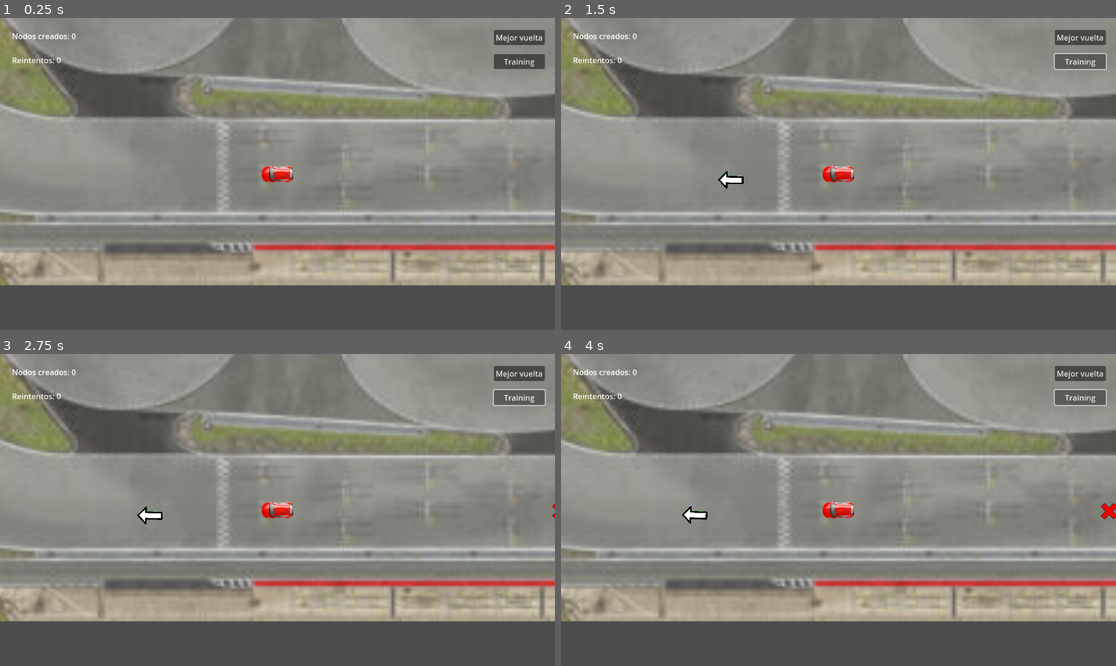
Above: before the commit, frames 1-4 (two rows, left to right).
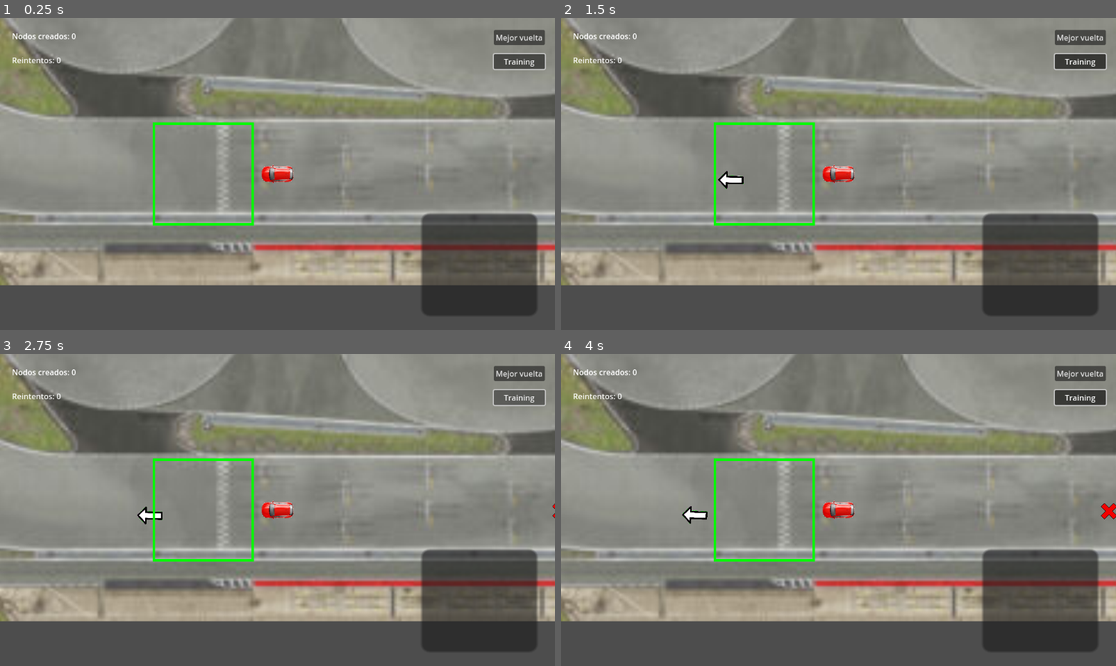
Above: after the commit, the same moments.

Repository: RufusWein/MachineLearningRacing
Game: Godot game, scene res://racing_game.tscn
The game is run twice, just before and just after one commit, with the same random seed, the same clock (stepped at 60 frames per second) and the same inputs.
Inputs:
- Up to frame 1 (0.25 s): no input
- Up to frame 2 (1.5 s): click "Mejor vuelta" at 0.5 s; click "Training" at 1.25 s
- Up to frame 3 (2.75 s): tap Enter at 2 s; hold Right (ui_right) from 2.03 s (still down)
- Up to frame 4 (4 s): release Right (ui_right) at 2.78 s; hold Down (ui_down) 2.78-3.53 s; tap Space at 3.5 s; hold Right (ui_right) from 3.53 s (still down)

The runs differ from the first frame. In frame 1, 7.6% of the frame differs, in the area x 27-99%, y 11-96%; in frame 2, 7.9%; in frame 3, 7.5%; in frame 4, 7.9%.

Commit message:
Implement capture track system of car (cochito), in progress:

Diff:
--- a/racing_game.tscn
+++ b/racing_game.tscn
@@ -1,76 +1,20 @@
-[gd_scene load_steps=9 format=3 uid="uid://cxkqw52hjdk3p"]
+[gd_scene load_steps=12 format=3 uid="uid://hkkryt2svubb"]
 
 [ext_resource type="Texture2D" uid="uid://ga0frdq4bv41" path="res://graphics/circuit.jpg" id="1_l4bis"]
 [ext_resource type="Texture2D" uid="uid://d0k1kcml5a8he" path="res://graphics/arrow.png" id="2_72pmd"]
 [ext_resource type="Script" path="res://scripts/arrowScript.gd" id="3_oqybc"]
 [ext_resource type="Texture2D" uid="uid://c4cly3esc3xs4" path="res://graphics/car.png" id="4_4rpvi"]
 [ext_resource type="Texture2D" uid="uid://dp14xdorhciss" path="res://graphics/wayWrong.png" id="4_531cr"]
+[ext_resource type="Script" path="res://scripts/driverCarScript.gd" id="5_h2ban"]
+[ext_resource type="Script" path="res://scripts/captureImage.gd" id="7_asbm5"]
+[ext_resource type="Script" path="res://scripts/launchRacingScipt.gd" id="8_0rus8"]
+[ext_resource type="Script" path="res://scripts/launchTrainingScript.gd" id="9_pq3sm"]
 
 [sub_resource type="Curve2D" id="Curve2D_qlo3h"]
 _data = {
 "points": PackedVector2Array(0, 0, 0, 0, -80.1795, 107.854, 11.458, 11.2517, -11.458, -11.2517, -170.308, 96.5517, 1.54 …(1064 unchanged characters)…
 }
 point_count = 24
-
-[sub_resource type="GDScript" id="GDScript_d233k"]
-script/source = "extends CharacterBody2D
-
-const UI_UP: int = -1;
-const UI_DOWN: int = 1;
-const NO_FORWARD: int = 0;
-
-var speed: float = 0.0;
-
-var negativeFeeback : bool = false;
-var UI;
-
-func _ready() -> void:
-	var arrow: Node2D = get_parent().get_node(\"Circuit/pathOK/Arrow\");
-	arrow.connect(\"cancel_racing\", self._cancel_racing);
-
-
-func _physics_process(_delta: float) -> void:
-
-	# Get the input direction and handle the movement/deceleration.
-	# As good practice, you should replace UI actions with custom gameplay actions.
-	var forward: int = Input.get_axis(\"ui_up\", \"ui_down\") as int;
-	if (forward == UI_UP): speed += 3.0;
-	if (forward == UI_DOWN): speed -= 1.5;
-	var direction: int = Input.get_axis(\"ui_right\", \"ui_left\") as int;
-
-	speed -= 0.5;
-	if (speed > 0):
-		forward = UI_UP;
-		rotation += direction * -(0.001 + (speed * 0.0002));
-	else:
-		speed = 0;
-		forward = NO_FORWARD;
-
-	if (speed > 200): speed = 200;
-
-	velocity.x = cos(rotation) * speed * -1
-	velocity.y = sin(rotation) * speed * -1
-
-#	print(\"En la pista: \", !negativeFeeback );
-#	print(\"Rotacion :\", rotation)
-#	print(\"Velocidad :\", speed)
-#	print(\"Direccion :\", direction)
-#	print(\"Relacion Velocidad/Giro :\", (0.001 + (speed * 0.0002)));
-	#print(\"Posicion X coche: \",position.x)
-	#print(\"Posicion Y coche: \",position.y)
-
-	move_and_slide();
-
-func _on_area_track_body_exited(_body: Node2D) ->void:
-	_cancel_racing();
-
-func _cancel_racing() -> void:
-	position.x = 480;
-	position.y = 301;
-	rotation = 0;
-	speed = 0;
-	negativeFeeback = false;
-"
 
 [sub_resource type="RectangleShape2D" id="RectangleShape2D_mq41w"]
 size = Vector2(11.1198, 4.98082)
@@ -108,7 +52,7 @@
 [node name="CharacterBody2D" type="CharacterBody2D" parent="."]
 position = Vector2(480, 301)
 scale = Vector2(0.178651, 0.22072)
-script = SubResource("GDScript_d233k")
+script = ExtResource("5_h2ban")
 
 [node name="Cochito" type="Sprite2D" parent="CharacterBody2D"]
 position = Vector2(123.145, -0.000244141)
@@ -128,7 +72,7 @@
 position = Vector2(117.547, -0.000488281)
 rotation = 3.14159
 scale = Vector2(28.6928, 23.6498)
-metadata/_edit_lock_ = true
+script = ExtResource("7_asbm5")
 
 [node name="CanvasLayer" type="CanvasLayer" parent="."]
 
@@ -138,8 +82,10 @@
 offset_right = 1131.0
 offset_bottom = 56.0
 theme_override_font_sizes/font_size = 0
+toggle_mode = true
 text = "Mejor vuelta"
 icon_alignment = 1
+script = ExtResource("8_0rus8")
 
 [node name="Training" type="Button" parent="CanvasLayer"]
 offset_left = 1025.0
@@ -147,9 +93,11 @@
 offset_right = 1131.0
 offset_bottom = 106.0
 theme_override_font_sizes/font_size = 0
+toggle_mode = true
 text = "Training
 "
 icon_alignment = 1
+script = ExtResource("9_pq3sm")
 
 [node name="Label" type="Label" parent="CanvasLayer"]
 offset_left = 25.0
@@ -167,4 +115,12 @@
 text = "Reintentos: 0"
 vertical_alignment = 1
 
+[node name="Panel" type="Panel" parent="CanvasLayer"]
+offset_left = 875.0
+offset_top = 406.0
+offset_right = 915.0
+offset_bottom = 446.0
+scale = Vector2(6, 5.32)
+mouse_force_pass_scroll_events = false
+
 [connection signal="body_exited" from="Circuit/areaTrack" to="CharacterBody2D" method="_on_area_track_body_exited"]
--- /dev/null
+++ b/scripts/captureImage.gd
@@ -0,0 +1,16 @@
+extends Camera2D
+
+var cochito : CharacterBody2D;
+var areaCapture: Rect2 = Rect2(10,-20,40,40);
+
+
+# Called when the node enters the scene tree for the first time.
+func _ready() -> void:
+	cochito = get_parent().get_parent().get_node("CharacterBody2D");
+
+# Called every frame. 'delta' is the elapsed time since the previous frame.
+func _process(_delta : float) -> void:
+	pass
+
+func _draw() -> void:
+	draw_rect(areaCapture, Color.GREEN, false, 1.0);
--- /dev/null
+++ b/scripts/drawViewShield.gd
@@ -0,0 +1,11 @@
+extends CanvasLayer
+
+
+# Called when the node enters the scene tree for the first time.
+func _ready():
+	pass # Replace with function body.
+
+
+# Called every frame. 'delta' is the elapsed time since the previous frame.
+func _process(delta):
+	pass
--- a/scripts/driverCarScript.gd
+++ b/scripts/driverCarScript.gd
@@ -1,41 +1,57 @@
-extends Sprite2D
+extends CharacterBody2D
 
-const UI_UP = -1
-const UI_DOWN = 1
-const NO_FORWARD = 0
+const UI_UP: int = -1;
+const UI_DOWN: int = 1;
+const NO_FORWARD: int = 0;
 
-var speed = 0.0
+var speed: float = 0.0;
 
-func _physics_process(delta):
+var negativeFeeback : bool = false;
+var UI;
+
+func _ready() -> void:
+	var arrow: Node2D = get_parent().get_node("Circuit/pathOK/Arrow");
+	arrow.connect("cancel_racing", self._cancel_racing);
+
+
+func _physics_process(_delta: float) -> void:
 
 	# Get the input direction and handle the movement/deceleration.
 	# As good practice, you should replace UI actions with custom gameplay actions.
-	var forward = Input.get_axis("ui_up", "ui_down")
-	if (forward == UI_UP): speed += 3.0
-	if (forward == UI_DOWN): speed -= 1.5
-	var direction = Input.get_axis("ui_right", "ui_left")
+	var forward: int = Input.get_axis("ui_up", "ui_down") as int;
+	if (forward == UI_UP): speed += 3.0;
+	if (forward == UI_DOWN): speed -= 1.5;
+	var direction: int = Input.get_axis("ui_right", "ui_left") as int;
 
 	speed -= 0.5;
 	if (speed > 0):
-		forward = UI_UP
-		rotation += direction * -(0.001 + (speed * 0.0002))
+		forward = UI_UP;
+		rotation += direction * -(0.001 + (speed * 0.0002));
 	else:
 		speed = 0;
 		forward = NO_FORWARD;
 
 	if (speed > 200): speed = 200;
 
-	position.x = cos(rotation) * speed * -1
-	position.y = sin(rotation) * speed * -1
+	velocity.x = cos(rotation) * speed * -1
+	velocity.y = sin(rotation) * speed * -1
 
-#	for item in get_collision_exceptions():
-#		print(item)
-#		pass
+#	print("En la pista: ", !negativeFeeback );
+#	print("Rotacion :", rotation)
+#	print("Velocidad :", speed)
+#	print("Direccion :", direction)
+#	print("Relacion Velocidad/Giro :", (0.001 + (speed * 0.0002)));
+	#print("Posicion X coche: ",position.x)
+	#print("Posicion Y coche: ",position.y)
 
-	var areaCochito = (get_node("areaCochito") as Area2D)
+	move_and_slide();
 
-	print("En la pista: ", areaCochito.get_collision_layer_value(1) );
-	print("Rotacion :", rotation)
-	print("Velocidad :", speed)
-	print("Direccion :", direction)
-	print("Relacion Velocidad/Giro :", (0.001 + (speed * 0.0002)));
+func _on_area_track_body_exited(_body: Node2D) ->void:
+	_cancel_racing();
+
+func _cancel_racing() -> void:
+	position.x = 480;
+	position.y = 301;
+	rotation = 0;
+	speed = 0;
+	negativeFeeback = false;
--- /dev/null
+++ b/scripts/launchRacingScipt.gd
@@ -0,0 +1,15 @@
+extends Button
+
+var buttonTraining : Button;
+
+# Called when the node enters the scene tree for the first time.
+func _ready() -> void:
+	buttonTraining = get_parent().get_node("Training");
+
+# Called every frame. 'delta' is the elapsed time since the previous frame.
+func _process(_delta : float) -> void:
+	pass
+
+func _toggled(_button_pressed : bool) -> void:
+	buttonTraining.set_pressed_no_signal(false);
+	print("Boton Racing Pushed");
--- /dev/null
+++ b/scripts/launchTrainingScript.gd
@@ -0,0 +1,16 @@
+extends Button
+
+var buttonPlayRacing : Button;
+
+# Called when the node enters the scene tree for the first time.
+func _ready() -> void:
+	buttonPlayRacing = get_parent().get_node("PlayRacing");
+	self.grab_focus();
+
+# Called every frame. 'delta' is the elapsed time since the previous frame.
+func _process(_delta : float) -> void:
+	pass
+
+func _toggled(_button_pressed : bool) -> void:
+	buttonPlayRacing.set_pressed_no_signal(false);
+	print("Boton Training Pushed");
